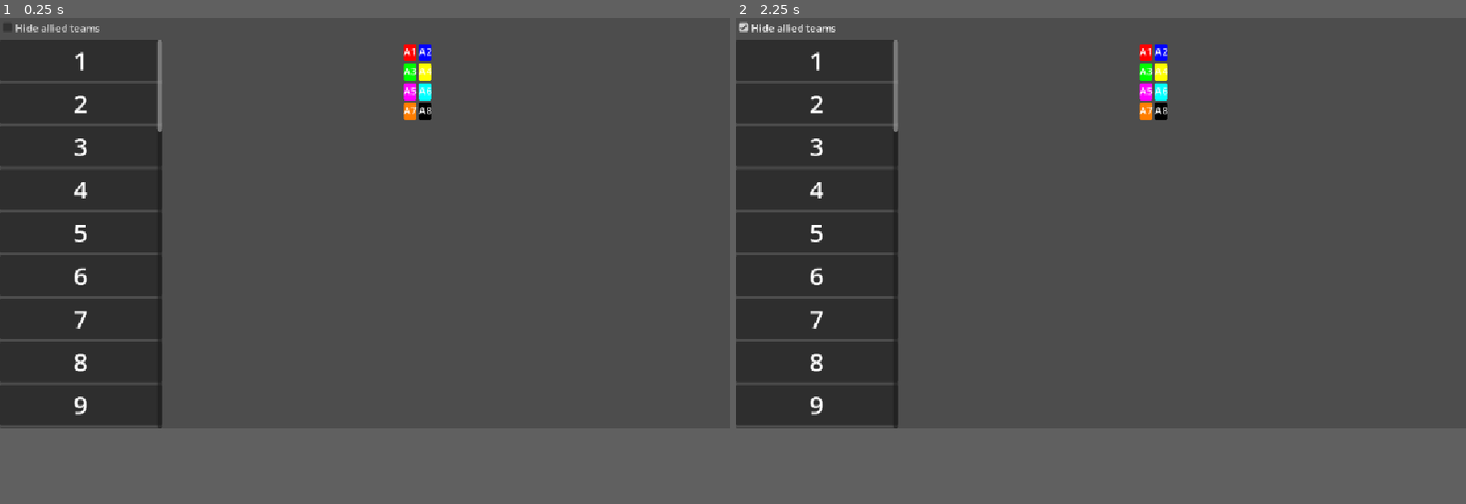
Above: before the commit, frames 1-2 (left to right).
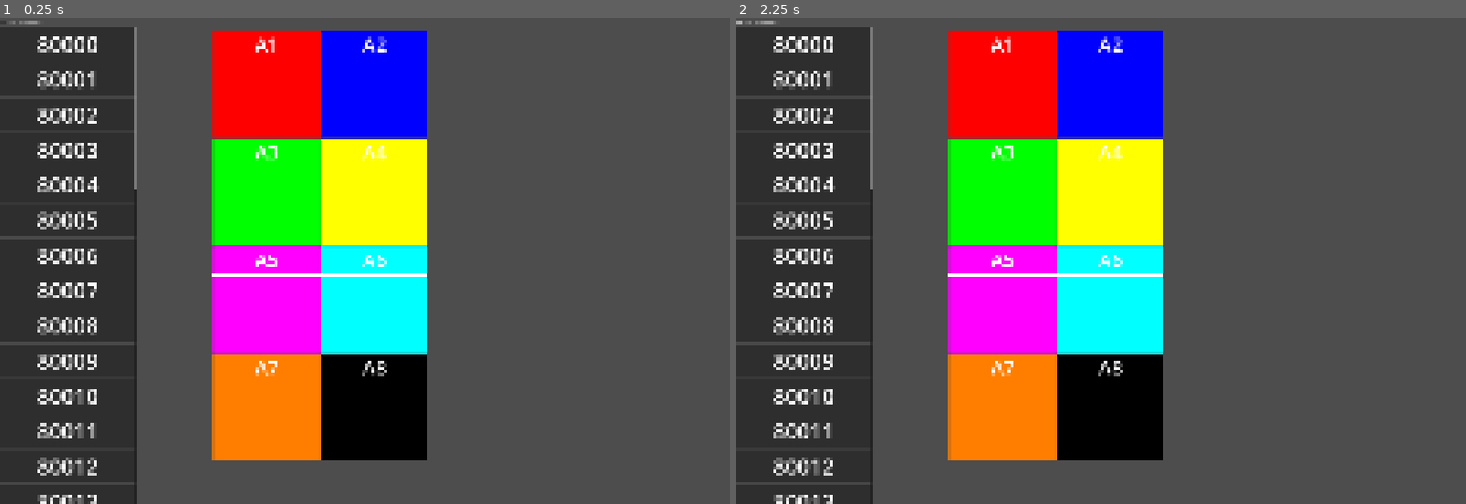
Above: after the commit, the same moments.

Repository: Team815/Recon
Game: Godot game, scene res://test.tscn
Two runs of this game, one before a commit and one after it. Both use one fixed random seed, a clock stepped at 60 frames per second and the inputs below.
Inputs:
- Up to frame 1 (0.25 s): no input
- Up to frame 2 (2.25 s): click "Hide allied teams" at 0.5 s; click "Hide allied teams" at 1.25 s; click "Hide allied teams" at 2 s
In our replay, the window is 800x450 before the commit and 800x533 after it. These sizes can differ from the game's own. Grey fills any space a smaller window leaves; there, only what the larger window draws over its background counts as a difference.

The runs differ from the first frame. In frame 1, 35% of the frame differs, in the area x 0-60%, y 0-100%; in frame 2, 35%.

Commit message:
Format views

Diff:
--- a/alliance_view.tscn
+++ b/alliance_view.tscn
@@ -14,7 +14,17 @@
 corner_radius_bottom_left = 3
 corner_detail = 5
 
+[sub_resource type="StyleBoxLine" id="StyleBoxLine_1aj48"]
+color = Color(1, 1, 1, 1)
+grow_begin = 0.0
+grow_end = 0.0
+thickness = 4
+
+[sub_resource type="Theme" id="Theme_1aj48"]
+default_font_size = 50
+
 [node name="AllianceView" type="PanelContainer" unique_id=1964615314]
+custom_minimum_size = Vector2(400, 400)
 offset_right = 40.0
 offset_bottom = 40.0
 theme_override_styles/panel = SubResource("StyleBoxFlat_1aj48")
@@ -26,9 +36,15 @@
 [node name="AllianceName" type="Label" parent="Contents" unique_id=2131427302]
 unique_name_in_owner = true
 layout_mode = 2
+theme_override_font_sizes/font_size = 72
 text = "A0"
 horizontal_alignment = 1
+
+[node name="HSeparator" type="HSeparator" parent="Contents" unique_id=1392173770]
+layout_mode = 2
+theme_override_styles/separator = SubResource("StyleBoxLine_1aj48")
 
 [node name="Teams" type="VBoxContainer" parent="Contents" unique_id=1927417760]
 unique_name_in_owner = true
 layout_mode = 2
+theme = SubResource("Theme_1aj48")
--- a/alliances_view.tscn
+++ b/alliances_view.tscn
@@ -100,10 +100,8 @@
 corner_detail = 5
 
 [node name="Alliances" type="GridContainer" unique_id=1474463052]
-offset_left = 637.0
-offset_top = 41.0
-offset_right = 677.0
-offset_bottom = 81.0
+offset_right = 404.0
+offset_bottom = 520.0
 columns = 2
 script = ExtResource("1_a50og")
 
--- a/project.godot
+++ b/project.godot
@@ -17,8 +17,11 @@
 
 [display]
 
+window/size/viewport_width=2736
+window/size/viewport_height=1824
+window/size/window_width_override=1080
+window/size/window_height_override=720
 window/stretch/mode="canvas_items"
-window/stretch/aspect="expand"
 
 [physics]
 
--- a/team_number_view.tscn
+++ b/team_number_view.tscn
@@ -3,7 +3,7 @@
 [ext_resource type="Script" uid="uid://bp5da7qrpekdj" path="res://team_number_view.gd" id="1_kobkt"]
 
 [node name="TeamNumberView" type="PanelContainer" unique_id=1398831579]
-custom_minimum_size = Vector2(256, 64)
+custom_minimum_size = Vector2(512, 128)
 offset_right = 40.0
 offset_bottom = 40.0
 script = ExtResource("1_kobkt")
@@ -11,16 +11,17 @@
 [node name="Number" type="Label" parent="." unique_id=1927275485]
 unique_name_in_owner = true
 layout_mode = 2
-theme_override_font_sizes/font_size = 40
+theme_override_font_sizes/font_size = 80
 text = "00"
 horizontal_alignment = 1
 
 [node name="UnallyButton" type="Button" parent="." unique_id=326990927]
 unique_name_in_owner = true
 visible = false
-custom_minimum_size = Vector2(64, 0)
+custom_minimum_size = Vector2(128, 0)
 layout_mode = 2
 size_flags_horizontal = 0
+theme_override_font_sizes/font_size = 80
 text = "X"
 
 [connection signal="pressed" from="UnallyButton" to="." method="_on_unally_button_pressed"]
--- a/team_ranking_view.gd
+++ b/team_ranking_view.gd
@@ -12,7 +12,7 @@
 
 func _on_reordered(dragged: TeamNumberView, dropped: TeamNumberView) -> void:
 	print(dragged.number, " was dropped on ", dropped.number)
-	move_child(dragged, dropped.get_index())
+	%Teams.move_child(dragged, dropped.get_index())
 
 
 func _on_hide_allied_toggled(toggled_on: bool) -> void:
--- a/team_ranking_view.tscn
+++ b/team_ranking_view.tscn
@@ -5,7 +5,7 @@
 [node name="TeamRankingView" type="VBoxContainer" unique_id=1672986828]
 anchors_preset = 9
 anchor_bottom = 1.0
-offset_right = 256.0
+offset_right = 512.0
 grow_vertical = 2
 script = ExtResource("1_r1ao7")
 
--- a/test.gd
+++ b/test.gd
@@ -3,7 +3,7 @@
 
 func _ready() -> void:
 	for i in 40:
-		add_team(i + 1)
+		add_team(i + 80000)
 
 
 func add_team(team_number: int) -> void:
--- a/test.tscn
+++ b/test.tscn
@@ -12,3 +12,7 @@
 
 [node name="Alliances" parent="." unique_id=1474463052 instance=ExtResource("3_6uqi0")]
 unique_name_in_owner = true
+offset_left = 800.0
+offset_top = 50.0
+offset_right = 1204.0
+offset_bottom = 570.0
